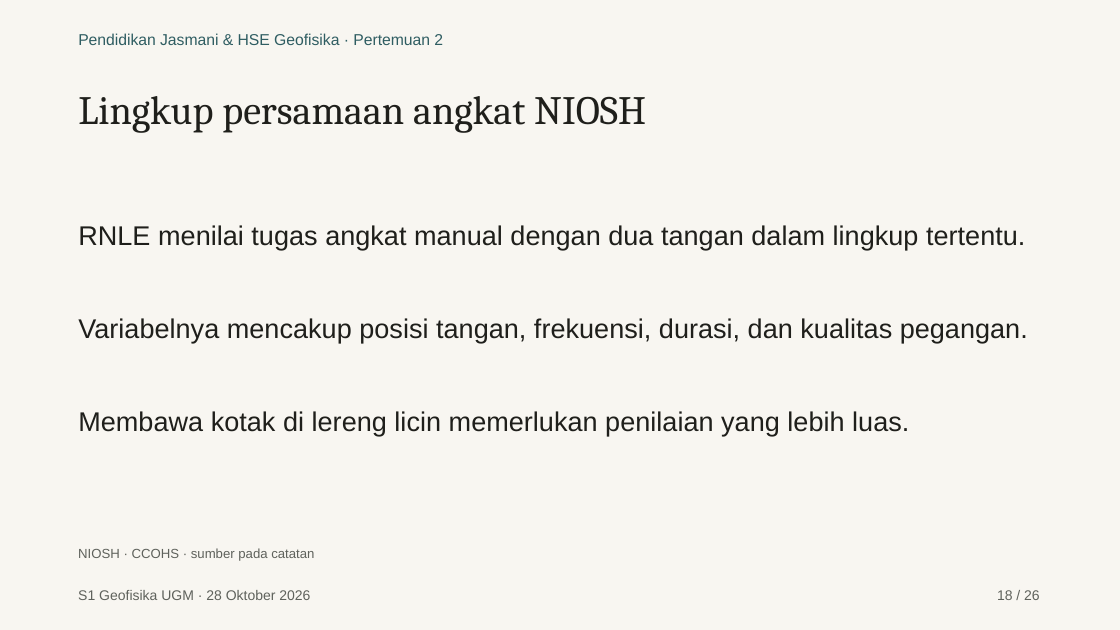
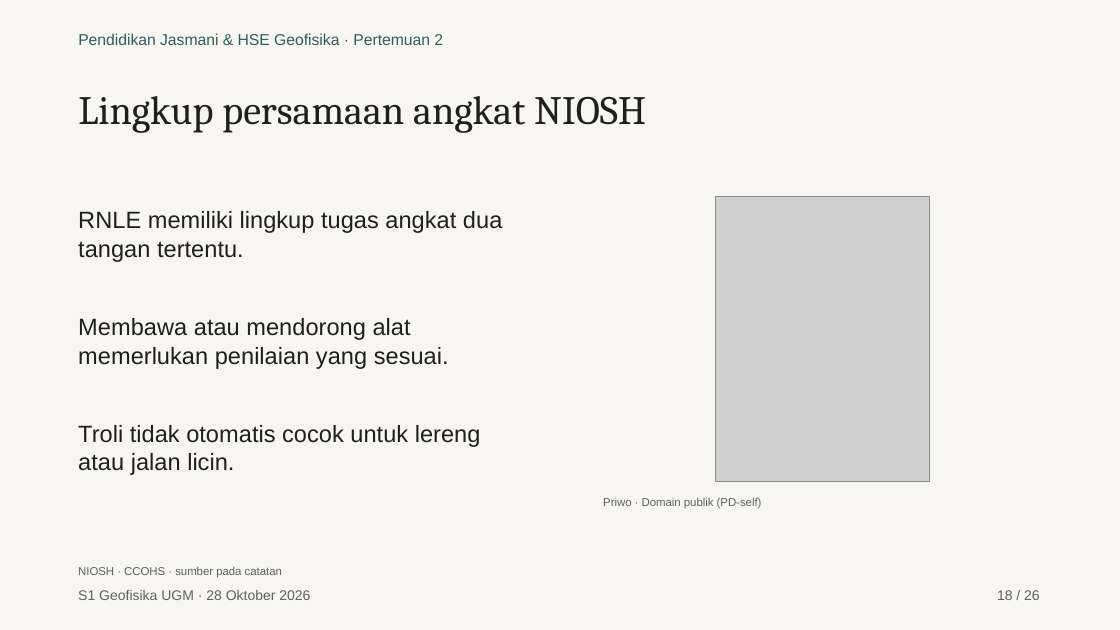
Before and after one commit to maswiet/maswiet.github.io, a slide deck: slide 18 of kuliah/pendidikan-jasmani-hse/pertemuan-2/presentasi.pptx. Drawn at 1120x630 pixels with LibreOffice and Linux fonts; fonts in the diff are those of the drawing; grey boxes stand for pictures. Boxes give left, top, right and bottom in pixels: in the first picture for what was removed or moved away, otherwise in the second. Text is boxed around its words. In the diff, an @@ line names an element or a change of style, - is before the commit and + after.

```diff
--- a/kuliah/pendidikan-jasmani-hse/pertemuan-2/presentasi.pptx
+++ b/kuliah/pendidikan-jasmani-hse/pertemuan-2/presentasi.pptx
@@ picture added at (x1=716, y1=197, x2=929, y2=481) @@
@@ text at (x1=78, y1=211, x2=502, y2=262): text changed; size 23.2 to 20.2 pt @@
-RNLE menilai tugas angkat manual dengan dua tangan dalam lingkup tertentu.
+RNLE memiliki lingkup tugas angkat dua tangan tertentu.
@@ text removed at (x1=78, y1=318, x2=1028, y2=343) @@
-Variabelnya mencakup posisi tangan, frekuensi, durasi, dan kualitas pegangan.
@@ text added at (x1=78, y1=318, x2=449, y2=369), 20.2 pt, text #1F1F1B @@
+Membawa atau mendorong alat memerlukan penilaian yang sesuai.
@@ text removed at (x1=78, y1=411, x2=909, y2=436) @@
-Membawa kotak di lereng licin memerlukan penilaian yang lebih luas.
@@ text added at (x1=78, y1=425, x2=481, y2=475), 20.2 pt, text #1F1F1B @@
+Troli tidak otomatis cocok untuk lereng atau jalan licin.
@@ text added at (x1=603, y1=497, x2=762, y2=509), 9.8 pt, text #5F625C @@
+Priwo · Domain publik (PD-self)
@@ text "NIOSH · CCOHS · sumber ..." moved from (x1=78, y1=548, x2=314, y2=561) to (x1=78, y1=567, x2=282, y2=578) @@
@@ text "NIOSH · CCOHS · sumber ..." at (x1=78, y1=567, x2=282, y2=578): size 11.2 to 9.8 pt @@
```
Also in this commit, not shown: 10 other slides changed, 32 other files.
